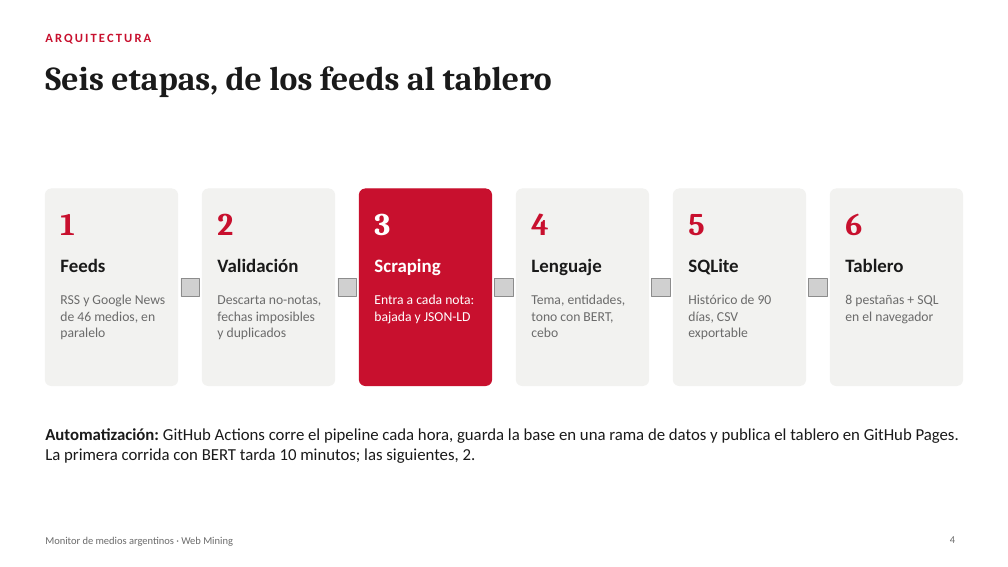
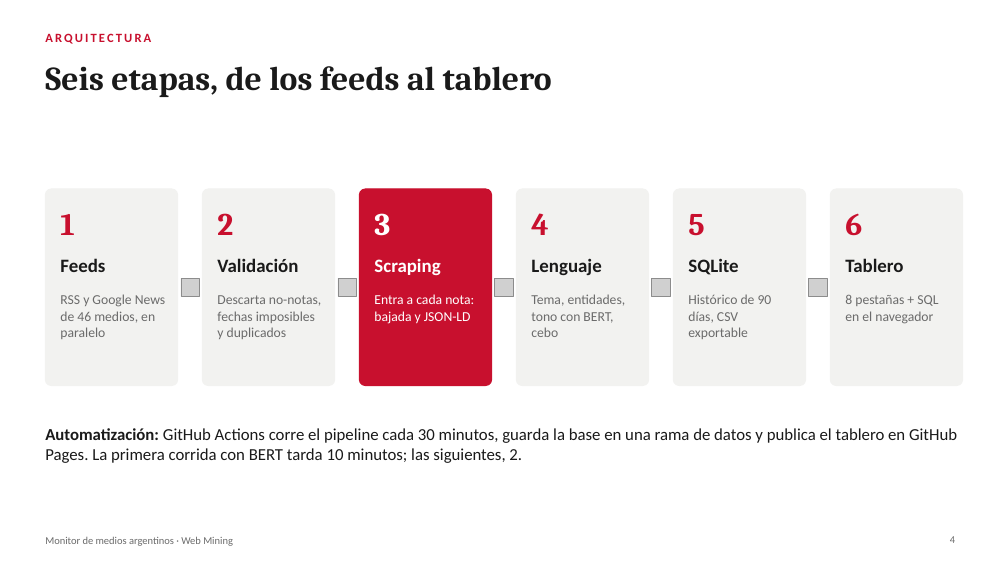
Before and after one commit to miguegarrone-blip/Web-Mining, a slide deck: slide 4 of docs/presentacion-tp.pptx. Drawn at 1008x567 pixels with LibreOffice and Linux fonts; fonts in the diff are those of the drawing; grey boxes stand for pictures. Boxes give left, top, right and bottom in pixels: in the first picture for what was removed or moved away, otherwise in the second. Text is boxed around its words. In the diff, an @@ line names an element or a change of style, - is before the commit and + after.

```diff
--- a/docs/presentacion-tp.pptx
+++ b/docs/presentacion-tp.pptx
@@ text at <box>45,428,957,463</box>: text changed @@
-Automatización: GitHub Actions corre el pipeline cada hora, guarda la base en una rama de datos y publica el tablero en GitHub Pages. La primera corrida con BERT tarda 10 minutos; las siguientes, 2.
+Automatización: GitHub Actions corre el pipeline cada 30 minutos, guarda la base en una rama de datos y publica el tablero en GitHub Pages. La primera corrida con BERT tarda 10 minutos; las siguientes, 2.
```
Also in this commit, not shown: 4 other slides changed, 17 other files.
